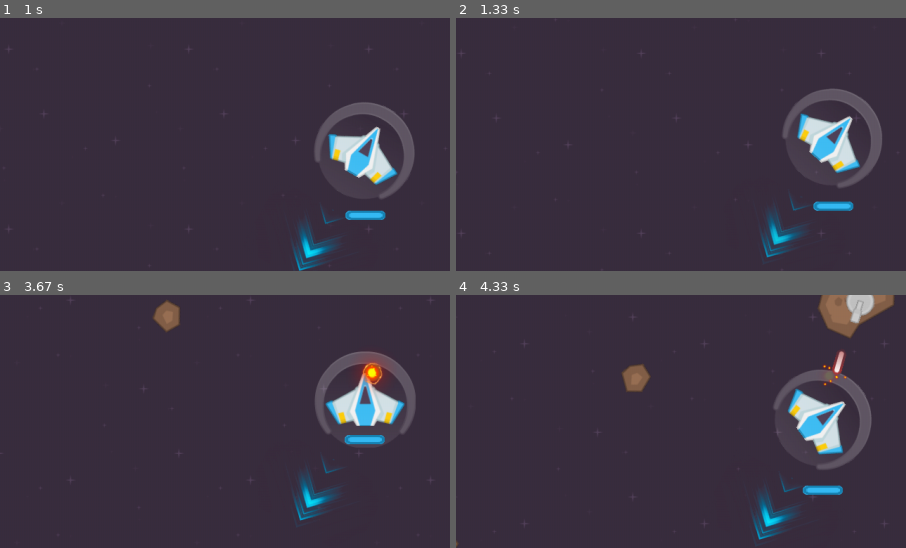
Above: before the commit, frames 1-4 (two rows, left to right).
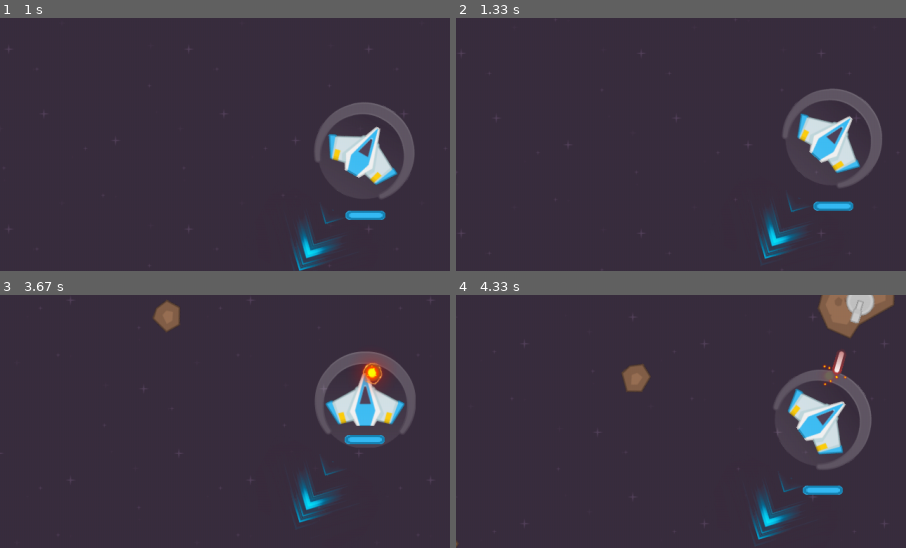
Above: after the commit, the same moments.

Repository: genericprogrammerdude/pygamengn
Game: pygame game, started from main.py
The game is run twice, just before and just after one commit, with the same random seed, the same clock (stepped at 60 frames per second) and the same inputs.
Inputs (mouse positions are % of the whole screen's width and height, from its top left):
- Up to frame 1 (1 s): click "Start" at 0.38 s; hold D from 0.67 s (still down); move the mouse to (60, 57) at 0.7 s
- Up to frame 2 (1.33 s): release D at 1.13 s; hold W from 1.17 s (still down)
- Up to frame 3 (3.67 s): release W at 1.47 s; hold D 1.5-1.97 s; hold A 2-2.53 s; hold A 2.9-3.3 s; hold W from 3.33 s (still down)
- Up to frame 4 (4.33 s): release W at 3.7 s; hold D from 3.73 s (still down)
The pictures show only the part of the screen within x 9-59%, y 24-74%; the shares and areas given below are measured in that part.

Frame 1 is identical in both runs. In frame 2, 0.4% of the frame differs, in the area x 67-78%, y 71-96%; in frame 3, 0.4%, in the area x 65-76%, y 65-91%; in frame 4, 0.1%.

Commit message:
Made NavArrow and attachment to Ship.

Diff:
--- a/Assets/inventory.json
+++ b/Assets/inventory.json
@@ -291,8 +291,7 @@
                 "fire_freq": 200,
                 "game_object_type:mover": "PlayerShipMover",
                 "death_effect": "ExplosionBig",
-                "damage": 50,
-                "game_object_type:nav_arrow": "NavArrow"
+                "damage": 50
             },
             "groups": [
                 "RenderGroup",
@@ -302,6 +301,11 @@
                 {
                     "game_type": "PlayerShield",
                     "offset": [0.0, 0.0]
+                },
+                {
+                    "game_type": "NavArrow",
+                    "offset": [0, 0],
+                    "parent_transform": false
                 },
                 {
                     "game_type": "PlayerHealthBar",
--- a/nav_arrow.py
+++ b/nav_arrow.py
@@ -7,17 +7,30 @@
 
     def __init__(self, **kwargs):
         super().__init__(**kwargs)
+        self.waypoint = None
 
-    def set_target(self, target):
-        """Sets the target to point to."""
-        self.target = target
+    def set_waypoint(self, waypoint):
+        """Sets the waypoint to point to."""
+        self.waypoint = waypoint
 
     def update(self, delta):
         super().update(delta)
 
-        if self.target:
-            dist_to_target = (self.target.pos - self.pos).length()
+        if self.waypoint and self.parent:
+            diff = self.waypoint.pos - self.parent.pos
+            dist_to_target = diff.length()
+            direction = diff / dist_to_target
+
+            self.set_pos(self.parent.pos + direction * 150)
+
+            _, angle = direction.as_polar()
+            self.set_heading(270 - angle)
+
+            dist_to_target = diff.length()
             if dist_to_target > 1000:
                 self.alpha = 1.0
             else:
                 self.alpha = dist_to_target / 1000.0
+
+        else:
+            self.alpha = 0
--- a/ship.py
+++ b/ship.py
@@ -11,7 +11,7 @@
 class Ship(GameObject):
     """Space ship game object."""
 
-    def __init__(self, projectile_type, fire_freq, mover, death_effect, damage, nav_arrow, **kwargs):
+    def __init__(self, projectile_type, fire_freq, mover, death_effect, damage, **kwargs):
         super().__init__(**kwargs)
         self.mover = mover
         self.projectile_type = projectile_type
@@ -19,7 +19,6 @@
         self.time_since_last_fire = self.fire_freq
         self.death_effect = death_effect
         self.damage = damage
-        self.nav_arrow = nav_arrow
         self.score = 0
         self.death_callbacks = []
 
@@ -30,13 +29,6 @@
         # Now do the regular GameObject update
         super().update(delta)
         self.time_since_last_fire += delta
-
-        if self.waypoint:
-            # Position and orient the nav arrow
-            direction = (self.waypoint.pos - self.pos).normalize()
-            self.nav_arrow.set_pos(self.pos + direction * 150)
-            _, angle = direction.as_polar()
-            self.nav_arrow.set_heading(270 - angle)
 
     def set_velocity(self, velocity):
         """Sets the ship's velocity."""
@@ -67,8 +59,8 @@
     def set_waypoint(self, waypoint):
         """Sets the waypoint the ship should go to."""
         self.waypoint = waypoint
-        self.nav_arrow.set_target(waypoint)
-
-    def die(self, instigator):
-        super().die(instigator)
-        self.nav_arrow.die(instigator)
+        for attachment in self.attachments:
+            try:
+                attachment.game_object.set_waypoint(waypoint)
+            except AttributeError:
+                pass
